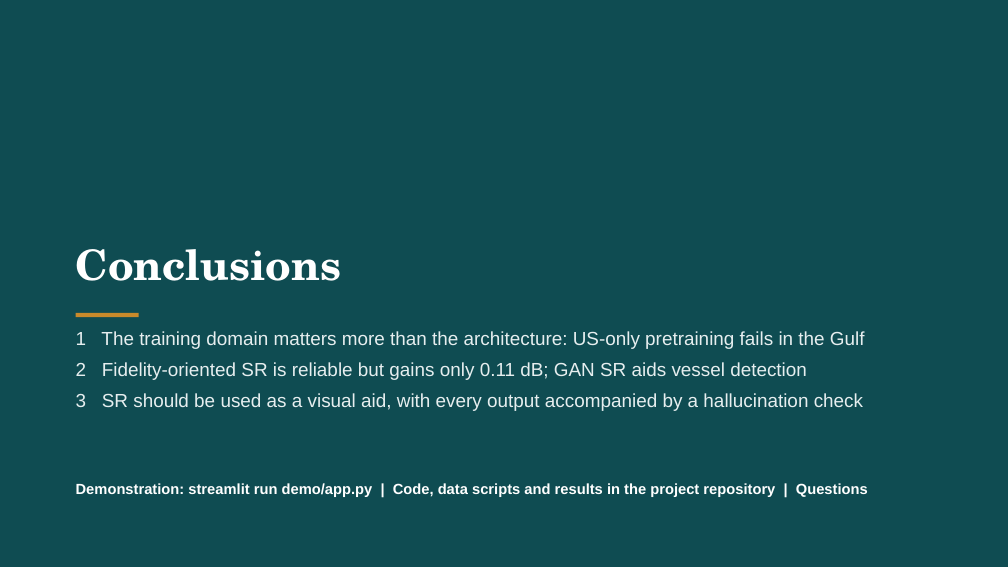
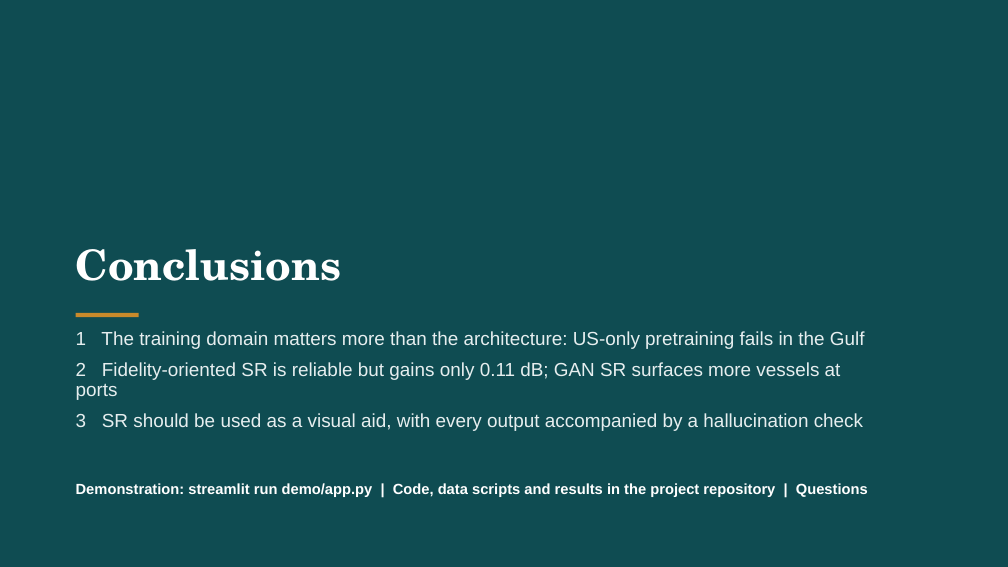
Before and after one commit to JordanManoj/gulf-port-superresolution, a slide deck: slide 14 of presentation/Super-Resolution_for_Port_Intelligence.pptx. Drawn at 1008x567 pixels with LibreOffice and Linux fonts; fonts in the diff are those of the drawing. Boxes give left, top, right and bottom in pixels: in the first picture for what was removed or moved away, otherwise in the second. Text is boxed around its words. In the diff, an @@ line names an element or a change of style, - is before the commit and + after.

```diff
--- a/presentation/Super-Resolution_for_Port_Intelligence.pptx
+++ b/presentation/Super-Resolution_for_Port_Intelligence.pptx
@@ subtitle at [76,362,841,400]: text changed @@
-2 Fidelity-oriented SR is reliable but gains only 0.11 dB; GAN SR aids vessel detection
+2 Fidelity-oriented SR is reliable but gains only 0.11 dB; GAN SR surfaces more vessels at ports
```
Also in this commit, not shown: 3 other slides changed, 31 other files.
